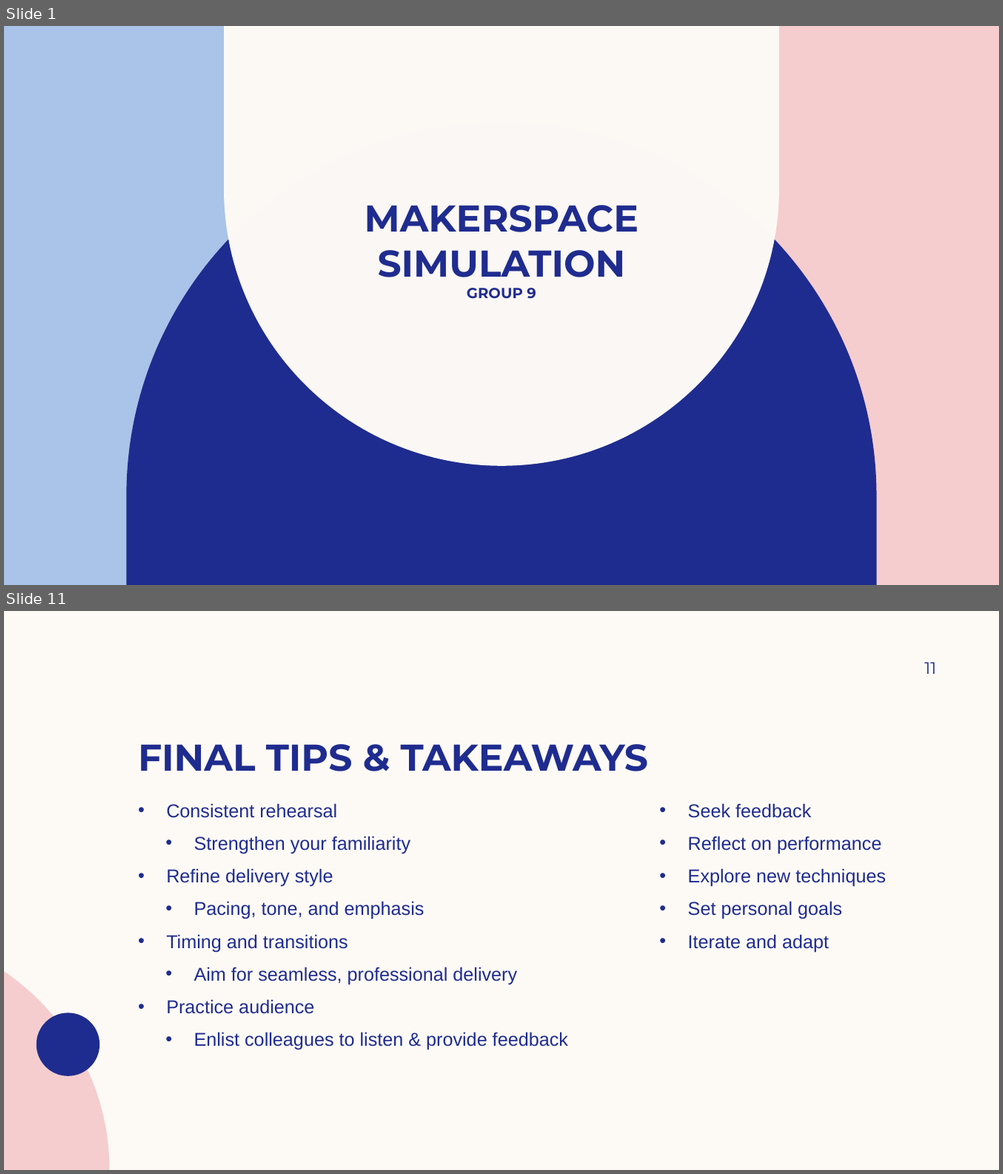
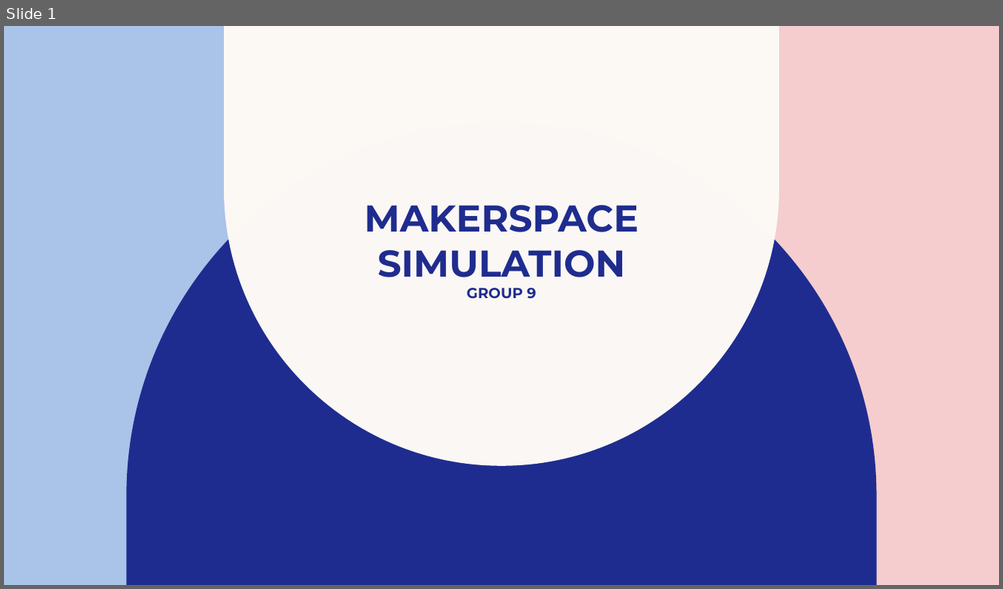
Before and after one commit to DanellSerik/Simulations_Project, a slide deck: Makerspace_Simulation.pptx. Shown one above the other, each under a label of ours: slides 1 and 11 before the commit, slide 1 after it; the slides between them are not shown. The pictures are 1003x1174 and 1003x589 pixels, drawn with LibreOffice and Linux fonts; fonts in the diff are those of the drawing; background and template pictures are left out. Boxes give left, top, right and bottom in pixels: in the first picture for what was removed or moved away, otherwise in the second. Text is boxed around its words. In the diff, an @@ line names an element or a change of style, - is before the commit and + after.

```diff
--- a/Makerspace_Simulation.pptx
+++ b/Makerspace_Simulation.pptx
@@ slide 11 removed at (4, 611, 999, 1170), background #FDFAF6 @@
@@ page number removed at (924, 662, 936, 674) @@
-11
@@ title removed at (138, 744, 648, 772) @@
-FINAL TIPS & TAKEAWAYS
@@ text removed at (166, 803, 568, 1051) @@
-• Consistent rehearsal
-  • Strengthen your familiarity
-• Refine delivery style
-  • Pacing, tone, and emphasis
-• Timing and transitions
-  • Aim for seamless, professional delivery
-• Practice audience
-  • Enlist colleagues to listen & provide feedback
@@ text removed at (688, 803, 885, 952) @@
-• Seek feedback
-• Reflect on performance
-• Explore new techniques
-• Set personal goals
-• Iterate and adapt
@@ freeform shape removed at (4, 971, 109, 1170) @@
@@ freeform shape removed at (36, 1013, 99, 1076) @@
```
Also in this commit, not shown: 3 slides added, 11 other slides removed.
